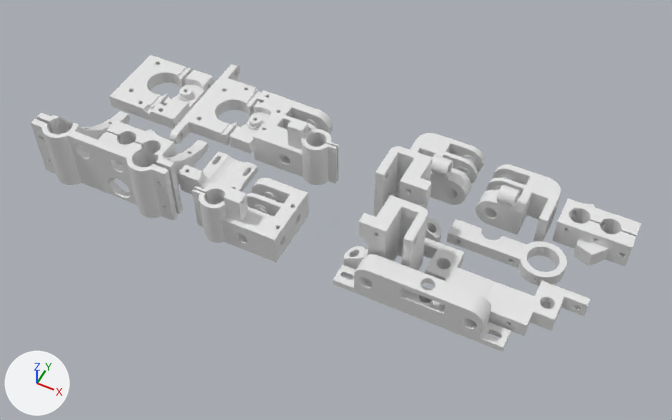
What one commit did to the Blender file sources/blender/smartrapcore_plates.blend.
One viewpoint serves both versions: a camera (50 mm lens) standing at (45.0, -279.0, 416.0) and looking at (-119.0, 48.0, 8.0). Lighting does not change. The marker at lower left points along +X, +Y and +Z.

The older version as bpy lines, for what is in view:
```python
me_output__32__007 = bpy.data.meshes.new('Output (32).007')
me_output__32__007.from_pydata(...)  # 1243 vertices, 1855 faces; spans x 25.0..68.0, y -53.0..-15.0, z 0.0..17.0
me_output__32__008 = bpy.data.meshes.new('Output (32).008')
me_output__32__008.from_pydata(...)  # 1237 vertices, 1846 faces; spans x -95.0..-52.0, y -5.0..33.0, z 0.0..17.0
me_output__32__009 = bpy.data.meshes.new('Output (32).009')
me_output__32__009.from_pydata(...)  # 948 vertices, 1490 faces; spans x -47.0..53.0, y -5.0..7.0, z 0.0..24.0
me_output__32__011 = bpy.data.meshes.new('Output (32).011')
me_output__32__011.from_pydata(...)  # 2932 vertices, 4422 faces; spans x -95.0..-1.0, y 75.0..140.5, z 0.0..40.0
me_output__32__012 = bpy.data.meshes.new('Output (32).012')
me_output__32__012.from_pydata(...)  # 672 vertices, 1045 faces; spans x 4.0..72.0, y 75.0..101.0, z 0.0..8.0
ob_output__32__007 = bpy.data.objects.new('Output (32).007', me_output__32__007)
ob_output__32__007.location = (-23.6, 132.8, 0.0)
ob_output__32__008 = bpy.data.objects.new('Output (32).008', me_output__32__008)
ob_output__32__008.location = (-177.0, 22.1, 0.0)
ob_output__32__009 = bpy.data.objects.new('Output (32).009', me_output__32__009)
ob_output__32__009.location = (-51.4, 8.6, 0.0)
ob_output__32__011 = bpy.data.objects.new('Output (32).011', me_output__32__011)
ob_output__32__011.location = (-202.7, -76.4, 0.0)
ob_output__32__012 = bpy.data.objects.new('Output (32).012', me_output__32__012)
ob_output__32__012.location = (-57.1, -21.4, 0.0)
# also in view: 'Output (32).013' at (-193.0, 44.0, 8.0); 'Output (32).014' at (-216.0, 97.0, 4.0); 'Output (32).001' at (-77.0, 68.0, 21.0); 'Output (32).004' at (-24.0, 98.0, 16.0); 'Output (32).006' at (-159.0, 88.0, 18.0)
```
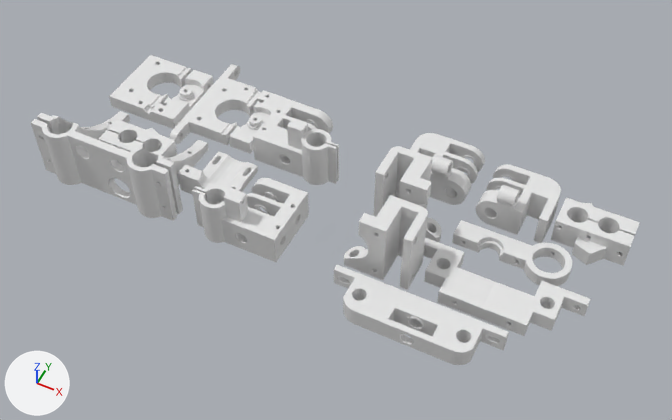
Location of each change, (x1, y1, x2, y2) in pixels of the pictures (672 x 420 px):
```json
{"object": "Output (32).009", "change": "moved, turned", "before": [333, 254, 511, 352], "after": [334, 265, 509, 365]}
{"object": "Output (32).007", "change": "reshaped, moved, turned", "before": [552, 198, 641, 266], "after": [551, 197, 640, 266]}
{"object": "Output (32).012", "change": "moved, turned", "before": [447, 219, 567, 286], "after": [452, 220, 572, 286]}
{"object": "Output (32).008", "change": "reshaped, moved, turned", "before": [98, 121, 176, 166], "after": [98, 119, 177, 166]}
{"part": 1, "of": "me_output__32__007", "change": "added", "after": [551, 197, 640, 266]}
{"part": 2, "of": "me_output__32__008", "change": "deleted", "before": [98, 121, 176, 166]}
{"part": 3, "of": "me_output__32__008", "change": "added", "after": [98, 119, 177, 166]}
```

Edits to the scene script, one JSON object a line:
```json
{"block": "me_output__32__008", "where": "# used by ob_output__32__008; location = (-177.0, 22.1, 0.0)"}
{"op": "remove", "block": "me_output__32__008", "code": "me_output__32__008.from_pydata(...)  # 1237 vertices, 1846 faces; spans x -95.0..-52.0, y -5.0..33.0, z 0.0..17.0"}
{"op": "add", "block": "me_output__32__008", "code": "me_output__32__008.from_pydata(...)  # 1089 vertices, 1622 faces; spans x 0.0..17.0, y 51.0..89.0, z 0.0..43.0"}
{"block": "me_output__32__008", "change": "me_output__32__008 part 2: 1237 vertices removed from x -95.0..-52.0, y -5.0..33.0, z 0.0..17.0"}
{"block": "me_output__32__008", "change": "me_output__32__008 part 3: 1089 vertices added at x 0.0..17.0, y 51.0..89.0, z 0.0..43.0"}
{"block": "me_output__32__007", "where": "# used by ob_output__32__007; location = (-23.6, 132.8, 0.0)"}
{"op": "remove", "block": "me_output__32__007", "code": "me_output__32__007.from_pydata(...)  # 1243 vertices, 1855 faces; spans x 25.0..68.0, y -53.0..-15.0, z 0.0..17.0"}
{"op": "add", "block": "me_output__32__007", "code": "me_output__32__007.from_pydata(...)  # 1095 vertices, 1631 faces; spans x 0.0..17.0, y -9.0..29.0, z 0.0..43.0"}
{"block": "me_output__32__007", "change": "me_output__32__007 part 1: 1095 vertices added at x 0.0..17.0, y -9.0..29.0, z 0.0..43.0"}
{"op": "set", "path": "ob_output__32__012.location", "old": "(-57.1, -21.4, 0.0)", "new": "(-54.0, 155.2, 8.0)"}
{"op": "set", "path": "ob_output__32__012.rotation_euler", "old": "(0.0, 0.0, 0.0)", "new": "(3.142, 0.0, 0.0)", "note": "degrees (0, 0, 0) -> degrees (180, 0, 0)"}
{"op": "set", "path": "ob_output__32__009.location", "old": "(-51.4, 8.6, 0.0)", "new": "(-51.4, 8.6, 5.0)"}
{"op": "set", "path": "ob_output__32__009.rotation_euler", "old": "(0.0, 0.0, 0.0)", "new": "(1.571, 0.0, 0.0)", "note": "degrees (0, 0, 0) -> degrees (90, 0, 0)"}
{"op": "set", "path": "ob_output__32__008.location", "old": "(-177.0, 22.1, 0.0)", "new": "(-272.2, -32.4, 17.0)"}
{"op": "set", "path": "ob_output__32__008.rotation_euler", "old": "(0.0, 0.0, 0.0)", "new": "(0.0, 1.571, 0.0)", "note": "degrees (0, 0, 0) -> degrees (0, 90, 0)"}
{"op": "set", "path": "ob_output__32__007.location", "old": "(-23.6, 132.8, 0.0)", "new": "(43.4, 89.0, 0.0)"}
{"op": "set", "path": "ob_output__32__007.rotation_euler", "old": "(0.0, 0.0, 0.0)", "new": "(0.0, -1.571, 0.0)", "note": "degrees (0, 0, 0) -> degrees (0, -90, 0)"}
```
